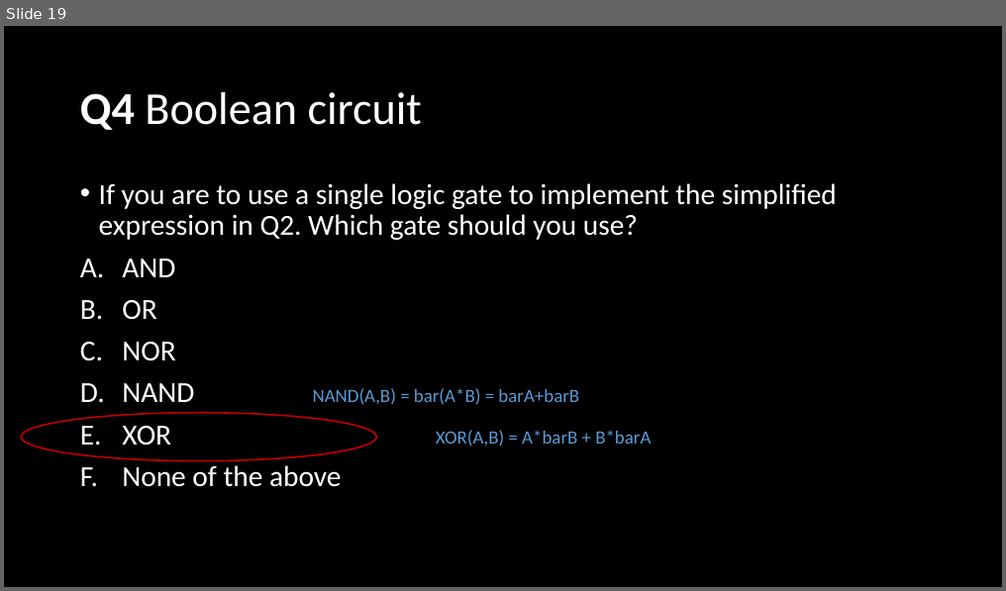
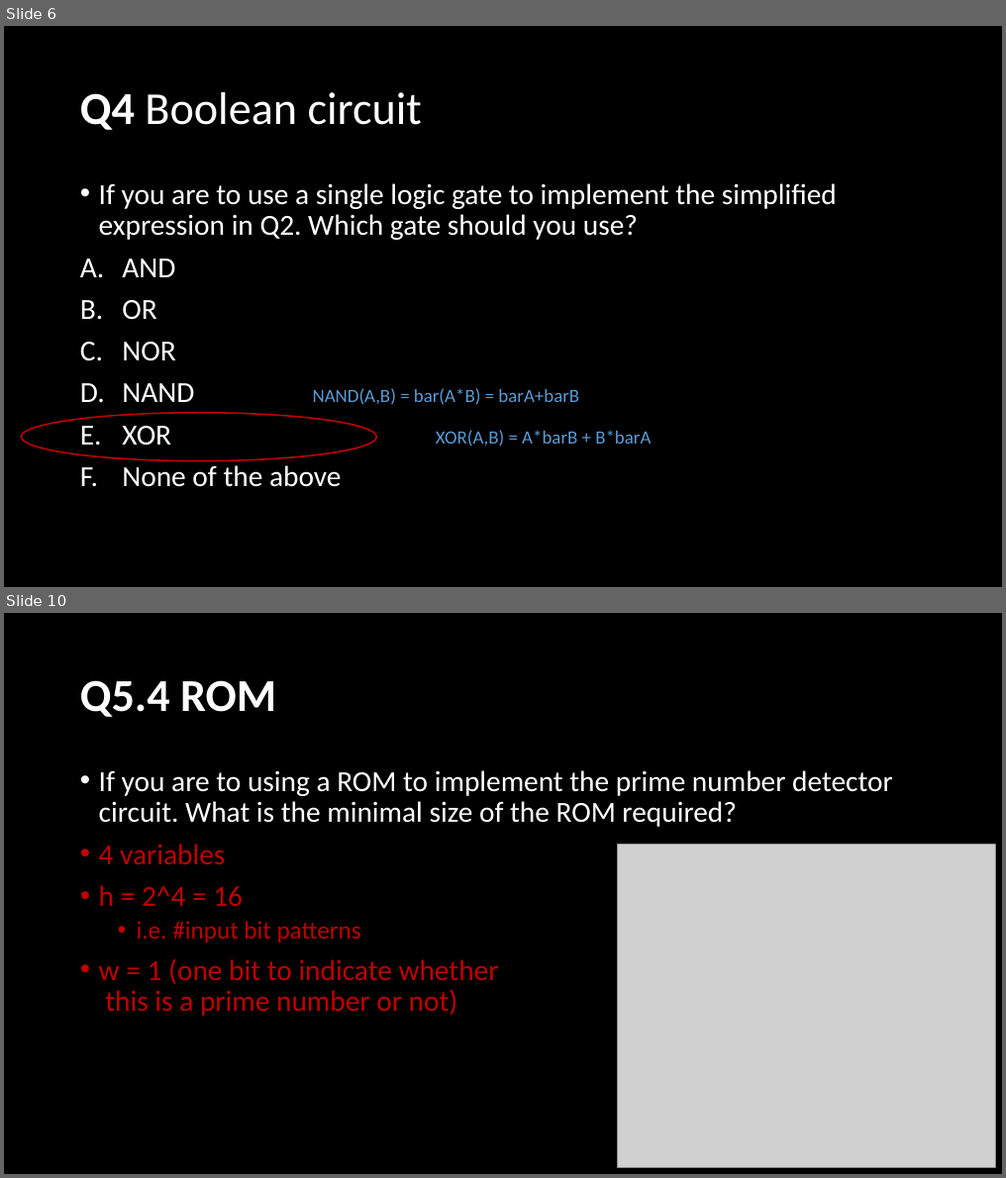
Before and after one commit to NYU-CSO/nyu-cso.github.io, a slide deck: rec-notes/r13.pptx. Shown one above the other, each under a label of ours: slide 19 before the commit, slides 6 and 10 after it; the slides between them are not shown. The pictures are 1006x591 and 1006x1178 pixels, drawn with LibreOffice and Linux fonts; fonts in the diff are those of the drawing; grey boxes stand for pictures. Boxes give left, top, right and bottom in pixels: in the first picture for what was removed or moved away, otherwise in the second. Text is boxed around its words. In the diff, an @@ line names an element or a change of style, - is before the commit and + after.

```diff
--- a/rec-notes/r13.pptx
+++ b/rec-notes/r13.pptx
@@ slide 10 added at (4,613,1002,1174), background #000000 @@
@@ title added at (80,680,276,717), 44 pt, text #FFFFFF, bold @@
+Q5.4 ROM
@@ text added at (99,770,893,1016), 28 pt, text #FFFFFF @@
+• If you are to using a ROM to implement the prime number detector circuit. What is the minimal size of the ROM required?
+• 4 variables
+• h = 2^4 = 16
+  • i.e. #input bit patterns
+• w = 1 (one bit to indicate whether
+  this is a prime number or not)
@@ picture added at (617,845,995,1168) @@
@@ what was slide 19 is now slide 6 @@
```
Also in this commit, not shown: 12 slides changed, 41 other slides added, 20 slides removed.
